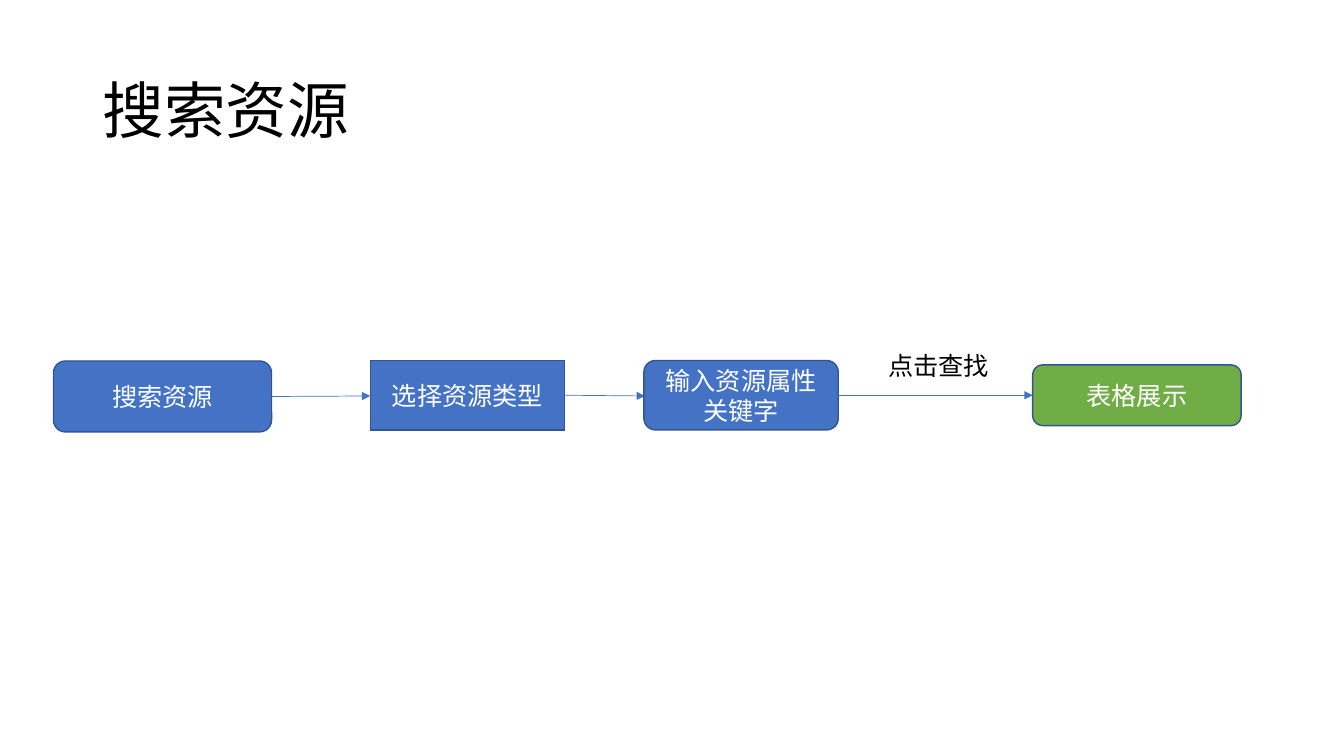
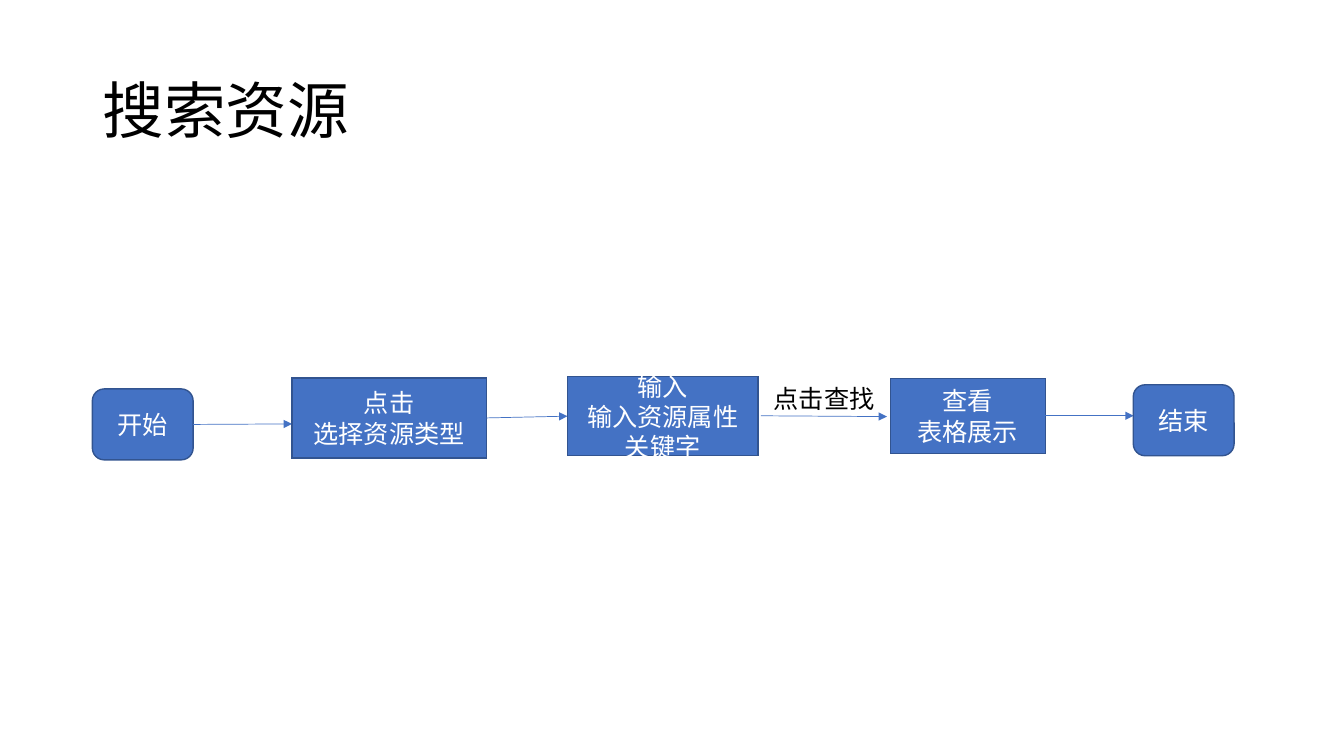
Before and after one commit to little-Fly/ArtviewResourceManagement, a slide deck: slide 4 of 01 Design/012 操作设计/天天意境PC端分功能操作流程.pptx. Drawn at 1344x756 pixels with LibreOffice and Linux fonts; fonts in the diff are those of the drawing. Boxes give left, top, right and bottom in pixels: in the first picture for what was removed or moved away, otherwise in the second. Text is boxed around its words. In the diff, an @@ line names an element or a change of style, - is before the commit and + after.

```diff
--- a/01 Design/012 操作设计/天天意境PC端分功能操作流程.pptx
+++ b/01 Design/012 操作设计/天天意境PC端分功能操作流程.pptx
@@ rounded rectangle "开始": place and size @@
-rounded rectangle "开始" at bbox=[53, 361, 271, 432]
+rounded rectangle "开始" at bbox=[93, 389, 194, 460]
@@ rectangle "点击": place and size @@
-rectangle "点击" at bbox=[370, 361, 565, 431]
+rectangle "点击" at bbox=[292, 378, 487, 458]
@@ rectangle "输入": place and size @@
-rectangle "输入" at bbox=[644, 361, 839, 431]
+rectangle "输入" at bbox=[568, 377, 758, 457]
@@ rectangle "输入" at bbox=[568, 377, 758, 457]: rounded rectangle to rectangle @@
@@ text in rectangle at bbox=[637, 370, 687, 398]: paragraph added @@
+输入
@@ text "点击查找": place and size @@
-text "点击查找" at bbox=[888, 353, 989, 377]
+text "点击查找" at bbox=[774, 386, 875, 410]
@@ rectangle "查看": place and size @@
-rectangle "查看" at bbox=[1032, 365, 1241, 425]
+rectangle "查看" at bbox=[890, 378, 1046, 453]
@@ rectangle "查看" at bbox=[890, 378, 1046, 453]: rounded rectangle to rectangle; fill #70AD47 to #4472C4 @@
@@ text in rectangle at bbox=[943, 389, 993, 412]: paragraph added @@
+查看
@@ rounded rectangle added at bbox=[1133, 385, 1234, 456], fill #4472C4, outline #325491 1 pt, 18 pt, text #FFFFFF @@
+结束
@@ text in rounded rectangle at bbox=[118, 413, 168, 436]: text changed @@
-搜索资源
+开始
@@ text in rectangle at bbox=[364, 391, 414, 414]: paragraph added @@
+点击
@@ arrow moved from (565, 395) - (645, 396) to (486, 418) - (568, 416) @@
@@ arrow moved from (839, 395) - (1032, 395) to (761, 416) - (887, 416) @@
@@ arrow added from (1046, 416) to (1134, 416), #4472C4 0.5 pt @@
@@ arrow moved from (271, 396) - (370, 396) to (194, 424) - (292, 424) @@
```
Also in this commit, not shown: 4 other slides changed.
